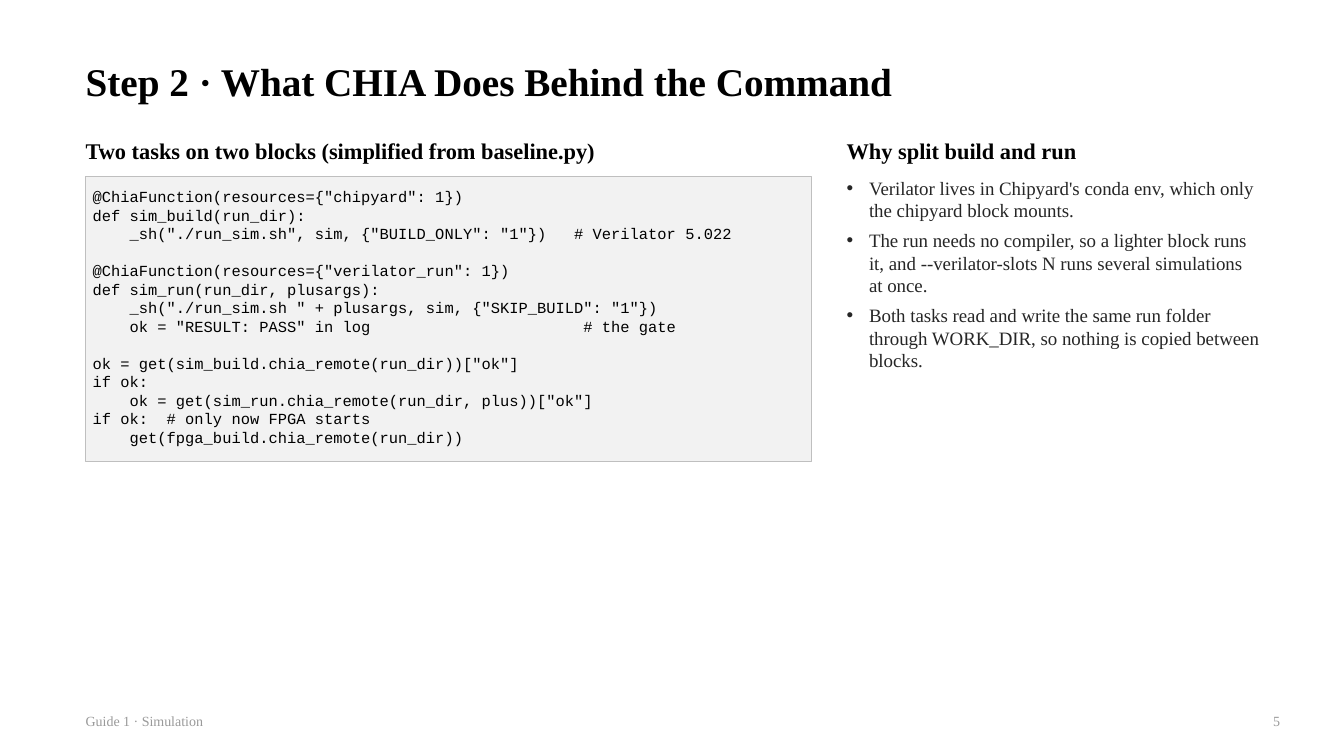
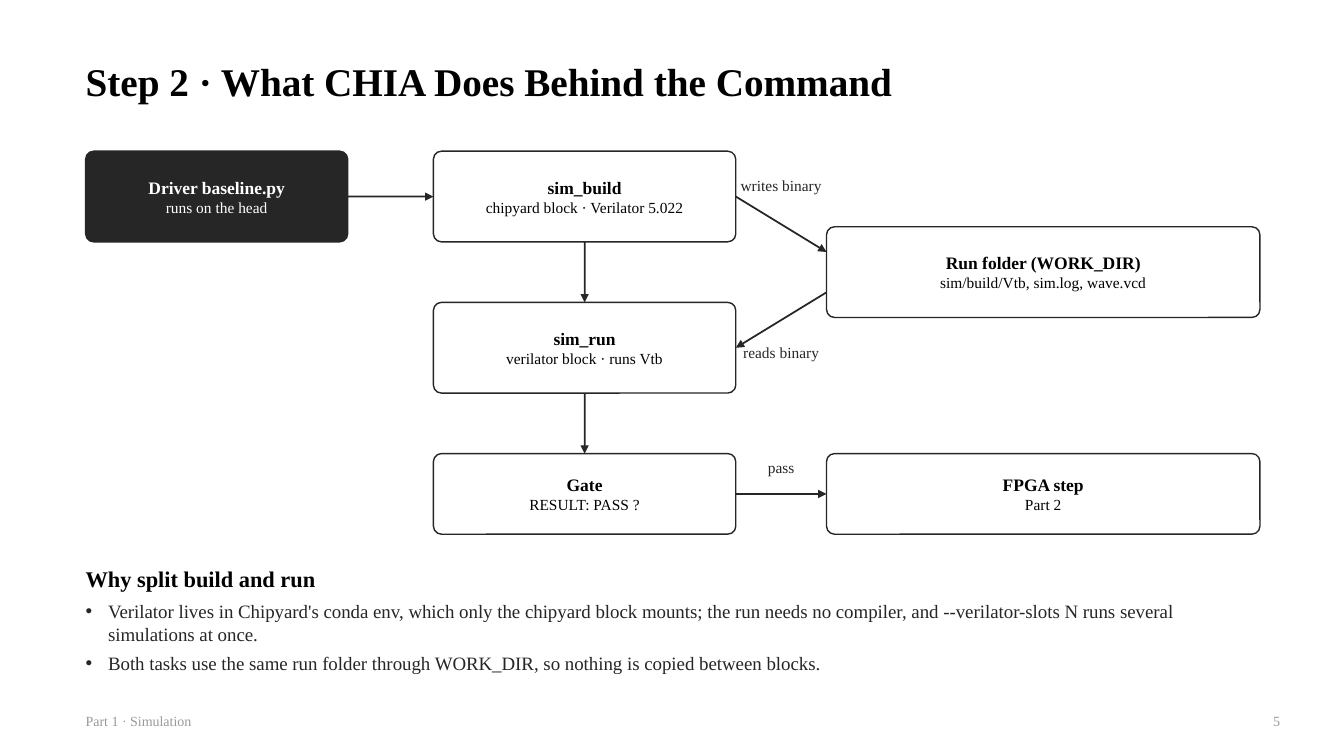
Before and after one commit to chipchip-tech/CHIA-workflow, a slide deck: slide 5 of projects/demo-alu/report/guides/1_Sim.pptx. Drawn at 1344x756 pixels with LibreOffice and Linux fonts; fonts in the diff are those of the drawing. Boxes give left, top, right and bottom in pixels: in the first picture for what was removed or moved away, otherwise in the second. Text is boxed around its words. In the diff, an @@ line names an element or a change of style, - is before the commit and + after.

```diff
--- a/projects/demo-alu/report/guides/1_Sim.pptx
+++ b/projects/demo-alu/report/guides/1_Sim.pptx
@@ text removed at [86,143,595,164] @@
-Two tasks on two blocks (simplified from baseline.py)
@@ rectangle removed at [86,176,812,462] @@
-@ChiaFunction(resources={"chipyard": 1})
-def sim_build(run_dir):
-_sh("./run_sim.sh", sim, {"BUILD_ONLY": "1"}) # Verilator 5.022
-@ChiaFunction(resources={"verilator_run": 1})
-def sim_run(run_dir, plusargs):
-_sh("./run_sim.sh " + plusargs, sim, {"SKIP_BUILD": "1"})
-ok = "RESULT: PASS" in log # the gate
-ok = get(sim_build.chia_remote(run_dir))["ok"]
-if ok:
-ok = get(sim_run.chia_remote(run_dir, plus))["ok"]
-if ok: # only now FPGA starts
-get(fpga_build.chia_remote(run_dir))
@@ rounded rectangle added at [86,151,348,242], fill #262626, outline #262626 1 pt, 12.5 pt, text #FFFFFF, bold @@
+Driver baseline.py
+runs on the head
@@ rounded rectangle added at [434,151,736,242], fill #FFFFFF, outline #262626 1 pt, 11 pt, text #000000 @@
+sim_build
+chipyard block · Verilator 5.022
@@ arrow added from (348, 197) to (434, 197), #262626 1.25 pt @@
@@ arrow added from (736, 197) to (827, 252), #262626 1.25 pt @@
@@ text added at [741,180,821,195], 11 pt, text #262626 @@
+writes binary
@@ rounded rectangle added at [827,227,1260,318], fill #FFFFFF, outline #262626 1 pt, 11 pt, text #000000 @@
+Run folder (WORK_DIR)
+sim/build/Vtb, sim.log, wave.vcd
@@ arrow added from (585, 242) to (585, 302), #262626 1.25 pt @@
@@ arrow added from (827, 292) to (736, 348), #262626 1.25 pt @@
@@ rounded rectangle added at [434,302,736,393], fill #FFFFFF, outline #262626 1 pt, 11 pt, text #000000 @@
+sim_run
+verilator block · runs Vtb
@@ text added at [743,345,819,361], 11 pt, text #262626 @@
+reads binary
@@ arrow added from (585, 393) to (585, 454), #262626 1.25 pt @@
@@ rounded rectangle added at [434,454,736,534], fill #FFFFFF, outline #262626 1 pt, 11 pt, text #000000 @@
+Gate
+RESULT: PASS ?
@@ text added at [768,465,795,477], 11 pt, text #262626 @@
+pass
@@ rounded rectangle added at [827,454,1260,534], fill #FFFFFF, outline #262626 1 pt, 12.5 pt, text #000000, bold @@
+FPGA step
+Part 2
@@ arrow added from (736, 494) to (827, 494), #262626 1.25 pt @@
@@ text "Why split build and run": place and size @@
-text "Why split build and run" at [847,143,1076,164]
+text "Why split build and run" at [86,571,315,592]
@@ text at [108,605,1173,674]: text changed @@
-• Verilator lives in Chipyard's conda env, which only the chipyard block mounts.
-• The run needs no compiler, so a lighter block runs it, and --verilator-slots N runs several simulations at once.
-• Both tasks read and write the same run folder through WORK_DIR, so nothing is copied between blocks.
+• Verilator lives in Chipyard's conda env, which only the chipyard block mounts; the run needs no compiler, and --verilator-slots N runs several simulations at once.
+• Both tasks use the same run folder through WORK_DIR, so nothing is copied between blocks.
@@ text at [86,716,191,726]: text changed @@
-Guide 1 · Simulation
+Part 1 · Simulation
```
Also in this commit, not shown: 10 other slides changed, 4 other files.
